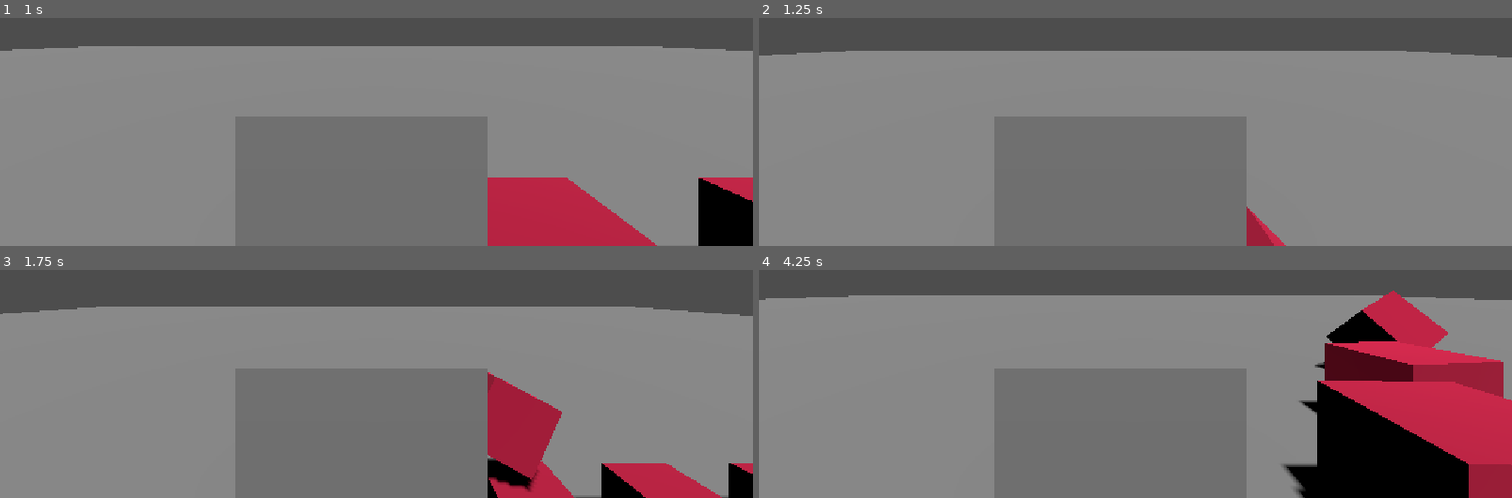
Above: before the commit, frames 1-4 (two rows, left to right).
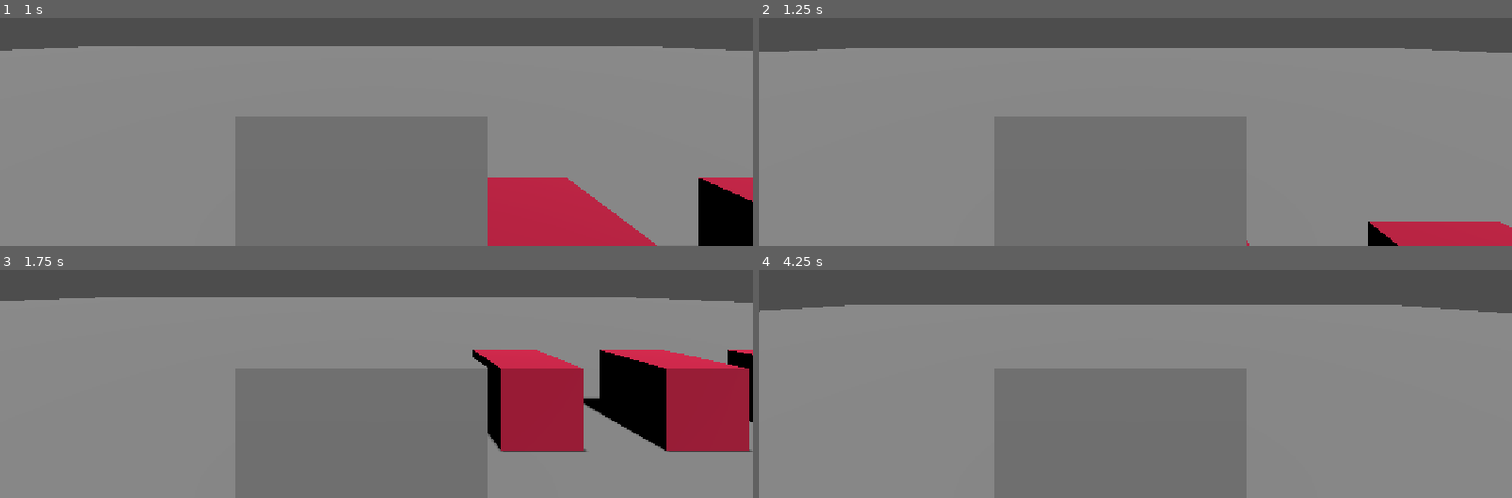
Above: after the commit, the same moments.

Repository: Atsuroo/miniature-heroes
Game: Godot game, scene res://scenes/main_scene.tscn
Same seed, same stepped clock (60 frames per second), same inputs: the game is played once before the commit and once after it.
Inputs (mouse positions are in pixels of both pictures, inside the frame that each line leads up to):
- Up to frame 1 (1 s): tap Enter at 0.5 s; move the mouse to (outside the picture) at 0.52 s; hold Right (player_right) from 0.53 s (still down); click (outside the picture) at 0.67 s; tap Space (player_jump) at 0.77 s
- Up to frame 2 (1.25 s): keep holding Right (player_right)
- Up to frame 3 (1.75 s): move the mouse to (225, 308) at 1.27 s; release Right (player_right) at 1.28 s; hold Down (player_back) from 1.28 s (still down); click (225, 308) at 1.42 s; tap Space (player_jump) at 1.52 s
- Up to frame 4 (4.25 s): move the mouse to (outside the picture) at 2.02 s; release Down (player_back) at 2.03 s; hold Right (player_right) 2.03-2.78 s; click (outside the picture) at 2.17 s; move the mouse to (1097, 370) at 2.77 s; hold Up (player_forward) 2.78-3.53 s; click (1097, 370) at 2.92 s; tap Space (player_jump) at 3.02, 3.77 s; move the mouse to (1361, 349) at 3.52 s; hold Left (player_left) from 3.53 s (still down); click (1361, 349) at 3.67 s

Frame 1 is identical in both runs. In frame 2, 3.7% of the frame differs, in the area x 0-100%, y 13-100%; in frame 3, 20%; in frame 4, 24%, in the area x 0-100%, y 9-100%.

Commit message:
Warm-up 0.3: manual raycast picking with a dedicated picker
Move picking off the Camera3D into RaycastManager, its own scene, which
finds the camera through the viewport and emits world_position_clicked.
SelectionManager sits above RaycastManager and CubeManager and holds the
result; physics picking keeps answering cube clicks.

The two picking paths are made disjoint by construction rather than by
input suppression, which cannot work: physics picking runs at the end of
the frame, so set_input_as_handled() from _input_event is always too
late. Instead the ray masks in cubes so they occlude the floor, and cube
hits are filtered out of the result by layer. Collision layers are named
in project settings (floor/cube/player) and the player body is excluded
from the query by RID.

RayIntersectionResult: check the required keys against the documented
result table, default face_index to -1, and use _to_string() instead of
a hand-rolled to_custom_string().

Docs: log the session and close step 0.3 in the plan.

Co-Authored-By: Claude Opus 5 <noreply@anthropic.com>

Diff:
--- a/warm-up/project.godot
+++ b/warm-up/project.godot
@@ -48,6 +48,12 @@
 ]
 }
 
+[layer_names]
+
+3d_physics/layer_1="floor"
+3d_physics/layer_2="cube"
+3d_physics/layer_3="player"
+
 [physics]
 
 3d/physics_engine="Jolt Physics"
--- a/warm-up/scenes/cube.tscn
+++ b/warm-up/scenes/cube.tscn
@@ -7,6 +7,8 @@
 [sub_resource type="BoxShape3D" id="BoxShape3D_616w7"]
 
 [node name="Cube" type="RigidBody3D" unique_id=1734216093]
+collision_layer = 2
+collision_mask = 3
 script = ExtResource("1_7ufek")
 highlight_material = ExtResource("2_i7q2r")
 
--- a/warm-up/scenes/main_scene.tscn
+++ b/warm-up/scenes/main_scene.tscn
@@ -5,6 +5,8 @@
 [ext_resource type="Script" uid="uid://iketp8grvsce" path="res://scripts/cube_spawner.gd" id="3_gubc5"]
 [ext_resource type="Script" uid="uid://bvg23skbvrv44" path="res://scripts/cube_manager.gd" id="3_rt2n2"]
 [ext_resource type="Script" uid="uid://jgbdipcse135" path="res://scripts/cube_selector.gd" id="4_pu3yx"]
+[ext_resource type="PackedScene" uid="uid://bru6rbjp84uoh" path="res://scenes/raycast_manager.tscn" id="6_rt2n2"]
+[ext_resource type="PackedScene" uid="uid://bnpn5bix8pp4b" path="res://scenes/selection_manager.tscn" id="7_c16ls"]
 
 [node name="Node3D" type="Node3D" unique_id=1803292521]
 
@@ -16,13 +18,22 @@
 transform = Transform3D(1, 0, 0, 0, 1, 0, 0, 0, 1, 0, -1, 0)
 
 [node name="PlayerCube" parent="." unique_id=2003670888 instance=ExtResource("2_7ykc4")]
+collision_layer = 4
+collision_mask = 3
 
-[node name="CubeManager" type="Node" parent="." unique_id=1706619694]
+[node name="SelectionManager" parent="." unique_id=2104093331 instance=ExtResource("7_c16ls")]
+
+[node name="CubeManager" type="Node" parent="SelectionManager" unique_id=1706619694]
 script = ExtResource("3_rt2n2")
 cube_amount = 5
 
-[node name="CubeSelector" type="Node" parent="CubeManager" unique_id=2018740072]
+[node name="CubeSelector" type="Node" parent="SelectionManager/CubeManager" unique_id=2018740072]
 script = ExtResource("4_pu3yx")
 
-[node name="CubeSpawner" type="Node" parent="CubeManager" unique_id=1684409702]
+[node name="CubeSpawner" type="Node" parent="SelectionManager/CubeManager" unique_id=1684409702]
 script = ExtResource("3_gubc5")
+
+[node name="RaycastManager" parent="SelectionManager" unique_id=1924431314 node_paths=PackedStringArray("player_collision") instance=ExtResource("6_rt2n2")]
+player_collision = NodePath("../../PlayerCube")
+
+[editable path="PlayerCube"]
--- a/warm-up/scenes/player_cube.tscn
+++ b/warm-up/scenes/player_cube.tscn
@@ -1,7 +1,6 @@
 [gd_scene format=3 uid="uid://dujnsvphnbmn8"]
 
 [ext_resource type="Script" uid="uid://dihne4olnh5oj" path="res://scripts/player_cube.gd" id="1_0eg5c"]
-[ext_resource type="Script" uid="uid://cos5q1505i6eh" path="res://scripts/camera_3d.gd" id="2_unpp5"]
 
 [sub_resource type="BoxShape3D" id="BoxShape3D_616w7"]
 
@@ -18,4 +17,3 @@
 
 [node name="Camera3D" type="Camera3D" parent="." unique_id=1104479555]
 transform = Transform3D(1, 0, 0, 0, 1, 0, 0, 0, 1, 0.058637857, 0.8230115, 1.5962954)
-script = ExtResource("2_unpp5")
--- /dev/null
+++ b/warm-up/scenes/raycast_manager.tscn
@@ -0,0 +1,6 @@
+[gd_scene format=3 uid="uid://bru6rbjp84uoh"]
+
+[ext_resource type="Script" uid="uid://cos5q1505i6eh" path="res://scripts/raycast_manager.gd" id="1_xo13o"]
+
+[node name="RaycastManager" type="Node" unique_id=318151398]
+script = ExtResource("1_xo13o")
--- /dev/null
+++ b/warm-up/scenes/selection_manager.tscn
@@ -0,0 +1,6 @@
+[gd_scene format=3 uid="uid://bnpn5bix8pp4b"]
+
+[ext_resource type="Script" uid="uid://2k77ctpq8uy4" path="res://scripts/selection_manager.gd" id="1_yqqx1"]
+
+[node name="SelectionManager" type="Node" unique_id=2104093331]
+script = ExtResource("1_yqqx1")
--- a/warm-up/scripts/camera_3d.gd
+++ /dev/null
@@ -1,24 +0,0 @@
-extends Camera3D
-
-const RAY_LENGTH = 1000.0
-var world_state:PhysicsDirectSpaceState3D
-
-func _ready() -> void:
-	world_state=get_world_3d().get_direct_space_state()
-
-func _input(event: InputEvent) -> void:
-
-	if event is InputEventMouseButton and event.pressed and event.button_index == MOUSE_BUTTON_LEFT:
-		print("Camera click input event")
-		var from = project_ray_origin(event.position)
-		var to = from + project_ray_normal(event.position) * RAY_LENGTH
-		print("from: ",from,";to: ",to)
-		_find_object_hit(from,to)
-
-func _find_object_hit(from:Vector3,to:Vector3)->void:
-	var ray_query:PhysicsRayQueryParameters3D=PhysicsRayQueryParameters3D.create(from,to)
-	var result_raw:Dictionary=world_state.intersect_ray(ray_query)
-	if result_raw.is_empty():
-		return
-	var result:RayIntersectionResult=RayIntersectionResult.from_dict(result_raw)
-	print(result.to_custom_string())
--- a/warm-up/scripts/cube.gd
+++ b/warm-up/scripts/cube.gd
@@ -4,13 +4,16 @@
 @onready var mesh_instance:MeshInstance3D=$MeshInstance3D
 @export var highlight_material:StandardMaterial3D
 
+
 var id:int
 signal clicked(who:Cube)
 
-func _input_event(camera: Camera3D, event: InputEvent, event_position: Vector3, normal: Vector3, shape_idx: int) -> void:
+func _input_event(_camera: Camera3D, event: InputEvent, _event_position: Vector3, _normal: Vector3, _shape_idx: int) -> void:
+
 	if event is InputEventMouseButton:
 		if event.pressed and event.button_index==MOUSE_BUTTON_LEFT:
 			clicked.emit(self)
+
 
 func _change_surface_material(material:StandardMaterial3D)->void:
 	mesh_instance.set_surface_override_material(0,material)
--- a/warm-up/scripts/cube_manager.gd
+++ b/warm-up/scripts/cube_manager.gd
@@ -1,9 +1,11 @@
+class_name CubeManager
 extends Node
 
 @export var cube_amount:int=1
 @onready var cube_spawner:CubeSpawner = $CubeSpawner
 @onready var cube_selector:CubeSelector = $CubeSelector
 
+signal cube_clicked(cube:Cube)
 
 func _ready() -> void:
 	cube_spawner.cube_spawned.connect(_on_cube_spawned)
@@ -16,3 +18,4 @@
 func _on_cube_clicked(who:Cube)->void:
 	print("Cube nr "+str(who.id))
 	cube_selector.cube_selected(who)
+	cube_clicked.emit(who)
--- a/warm-up/scripts/dataType/ray_intersection_result.gd
+++ b/warm-up/scripts/dataType/ray_intersection_result.gd
@@ -7,9 +7,19 @@
 var collider_id: int
 var rid: RID
 var shape: int
-var metadata: Variant
+var face_index: int
+const REQUIRED:Array[String] = ["position", "normal", "collider", "collider_id", "rid", "shape"]
+
+
 
 static func from_dict(d: Dictionary) -> RayIntersectionResult:
+
+
+	for key in REQUIRED:
+		if not d.has(key):
+			push_error("RayIntersectionResult missing key: %s" % key)
+			return null
+
 	var r := RayIntersectionResult.new()
 	r.position = d.get("position")
 	r.normal = d.get("normal")
@@ -17,10 +27,10 @@
 	r.collider_id = d.get("collider_id")
 	r.rid = d.get("rid")
 	r.shape = d.get("shape")
-	r.metadata = d.get("metadata")
+	r.face_index = d.get("face_index",-1)
 	return r
 
-func to_custom_string() -> String:
-	return "RayIntersectionResult(position=%s, normal=%s, collider=%s, collider_id=%s, rid=%s, shape=%s, metadata=%s)" % [
-		position, normal, collider, collider_id, rid, shape, metadata
+func _to_string() -> String:
+	return "RayIntersectionResult(position=%s, normal=%s, collider=%s, collider_id=%s, rid=%s, shape=%s, face_index=%s)" % [
+		position, normal, collider, collider_id, rid, shape, face_index
 	]
--- /dev/null
+++ b/warm-up/scripts/raycast_manager.gd
@@ -0,0 +1,53 @@
+class_name  RaycastManager
+extends Node
+
+const RAY_LENGTH:float = 1000.0
+const FLOOR_LAYER:int = 1 << 0
+const CUBE_LAYER:int = 1 << 1
+@export var player_collision:CollisionObject3D
+
+@onready var viewport := get_viewport()
+@onready var camera := viewport.get_camera_3d()
+
+var from:Vector3 = Vector3.ZERO
+var to:Vector3 = Vector3.ZERO
+var player_collision_rid:RID
+var is_click_pending:bool=false
+
+signal world_position_clicked(position_clicked:Vector3)
+
+
+func _ready() -> void:
+	player_collision_rid=player_collision.get_rid()
+
+func _physics_process(_delta: float) -> void:
+	if is_click_pending:
+		var world_state:PhysicsDirectSpaceState3D=viewport.get_world_3d().get_direct_space_state()
+		var result:RayIntersectionResult=_get_ray_intersection(world_state)
+		if result:
+			if result.collider.collision_layer & FLOOR_LAYER != 0:
+				world_position_clicked.emit(result.position)
+
+		from=Vector3.ZERO
+		to=Vector3.ZERO
+		is_click_pending=false
+
+func _unhandled_input(event: InputEvent) -> void:
+
+	if event is InputEventMouseButton and event.pressed and event.button_index == MOUSE_BUTTON_LEFT and to==Vector3.ZERO:
+		from = camera.project_ray_origin(event.position)
+		to = from + camera.project_ray_normal(event.position) * RAY_LENGTH
+		is_click_pending=true
+
+
+
+func _get_ray_intersection(world_state:PhysicsDirectSpaceState3D)->RayIntersectionResult:
+	var ray_query:PhysicsRayQueryParameters3D=PhysicsRayQueryParameters3D.create(from,to)
+	ray_query.exclude=[player_collision_rid]
+	ray_query.collision_mask=FLOOR_LAYER | CUBE_LAYER
+	var result_raw:Dictionary=world_state.intersect_ray(ray_query)
+	if result_raw.is_empty():
+		return null
+	var result:RayIntersectionResult=RayIntersectionResult.from_dict(result_raw)
+
+	return result
--- /dev/null
+++ b/warm-up/scripts/selection_manager.gd
@@ -0,0 +1,25 @@
+extends Node
+
+@onready var raycast_manager:RaycastManager=$RaycastManager
+@onready var cube_manager:CubeManager=$CubeManager
+
+
+var position:Vector3
+var cube:Cube
+
+# Called when the node enters the scene tree for the first time.
+func _ready() -> void:
+	raycast_manager.world_position_clicked.connect(_on_world_position_clicked)
+	cube_manager.cube_clicked.connect(_on_cube_clicked)
+
+
+func _on_world_position_clicked(position_clicked:Vector3)->void:
+	#Todo Placeholder
+	position=position_clicked
+	cube=null
+	print(position)
+
+func _on_cube_clicked(cube_clicked:Cube)->void:
+	cube=cube_clicked
+	position=Vector3.ZERO
+	print(cube)
Renamed: warm-up/scripts/camera_3d.gd.uid -> warm-up/scripts/raycast_manager.gd.uid
Not shown, added: warm-up/scripts/selection_manager.gd.uid
Not shown, changed: LEARNING_LOG.md
Not shown, changed: LEARNING_PLAN.md
